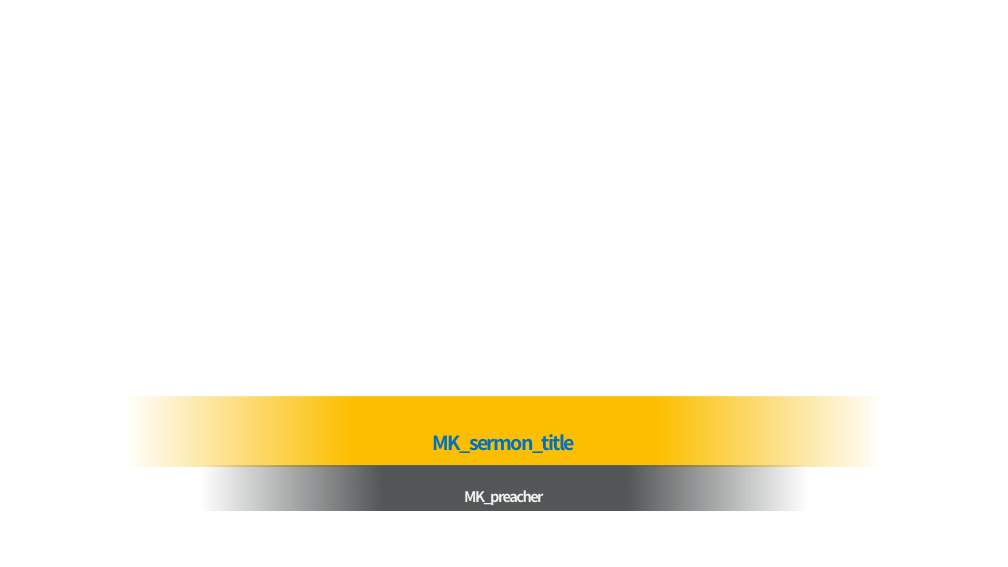
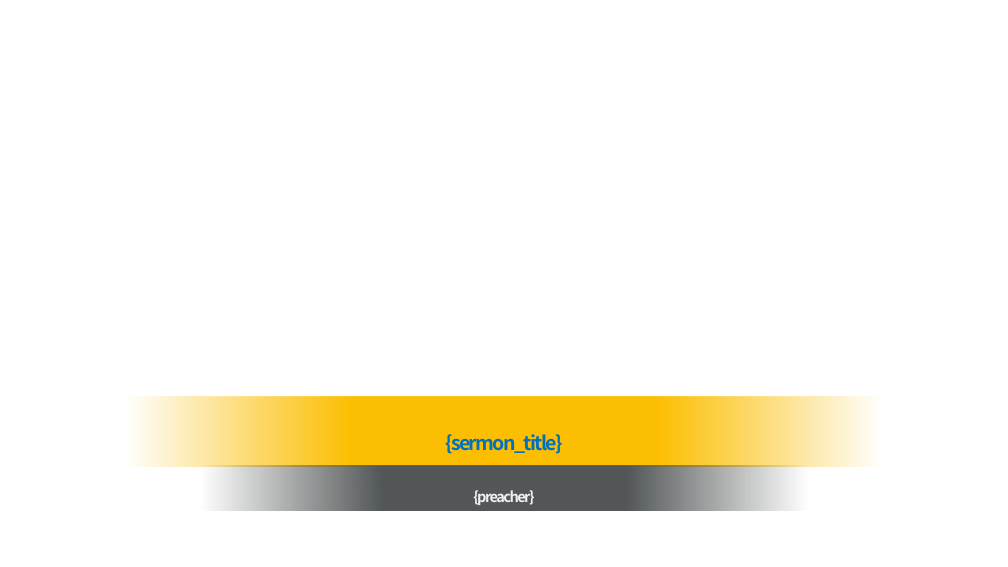
Before and after one commit to juria90/service_ppt, a slide deck: slide 8 of sample/Service-Template.pptx. Drawn at 1008x567 pixels with LibreOffice and Linux fonts; fonts in the diff are those of the drawing. Boxes give left, top, right and bottom in pixels: in the first picture for what was removed or moved away, otherwise in the second. Text is boxed around its words. In the diff, an @@ line names an element or a change of style, - is before the commit and + after.

```diff
--- a/sample/Service-Template.pptx
+++ b/sample/Service-Template.pptx
@@ text in rectangle at [445,434,562,454]: text changed @@
-MK_sermon_title
+{sermon_title}
@@ text in rectangle at [473,490,534,505]: text changed @@
-MK_preacher
+{preacher}
```
Also in this commit, not shown: 14 other slides changed, 13 other files.
